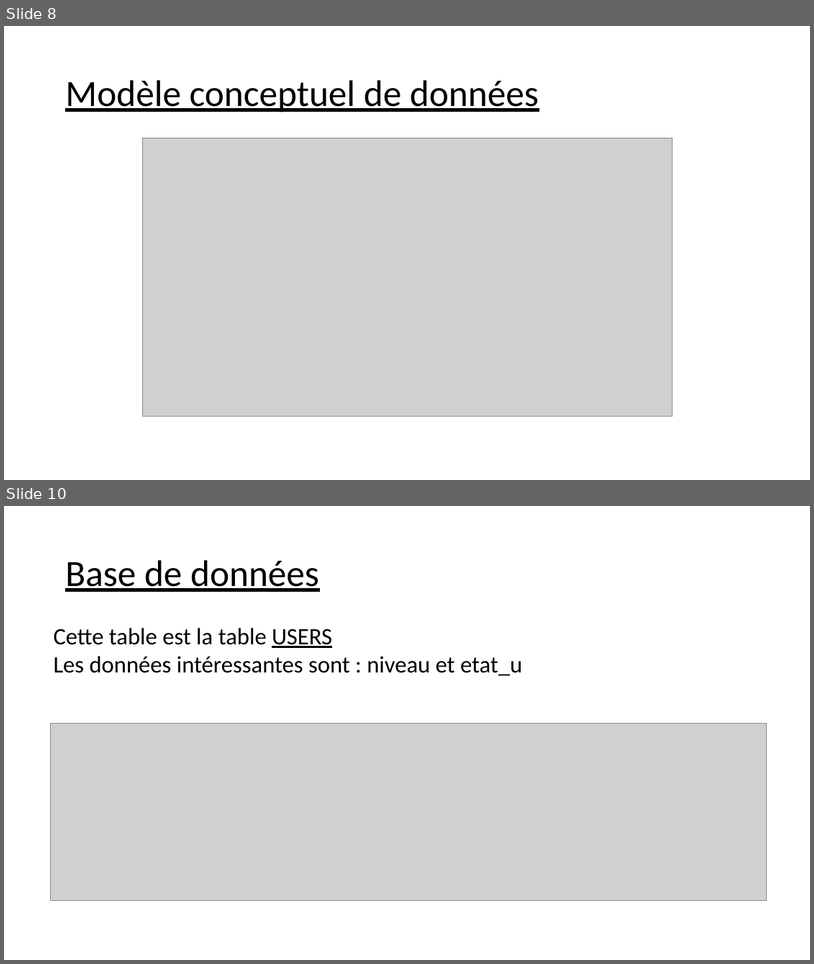
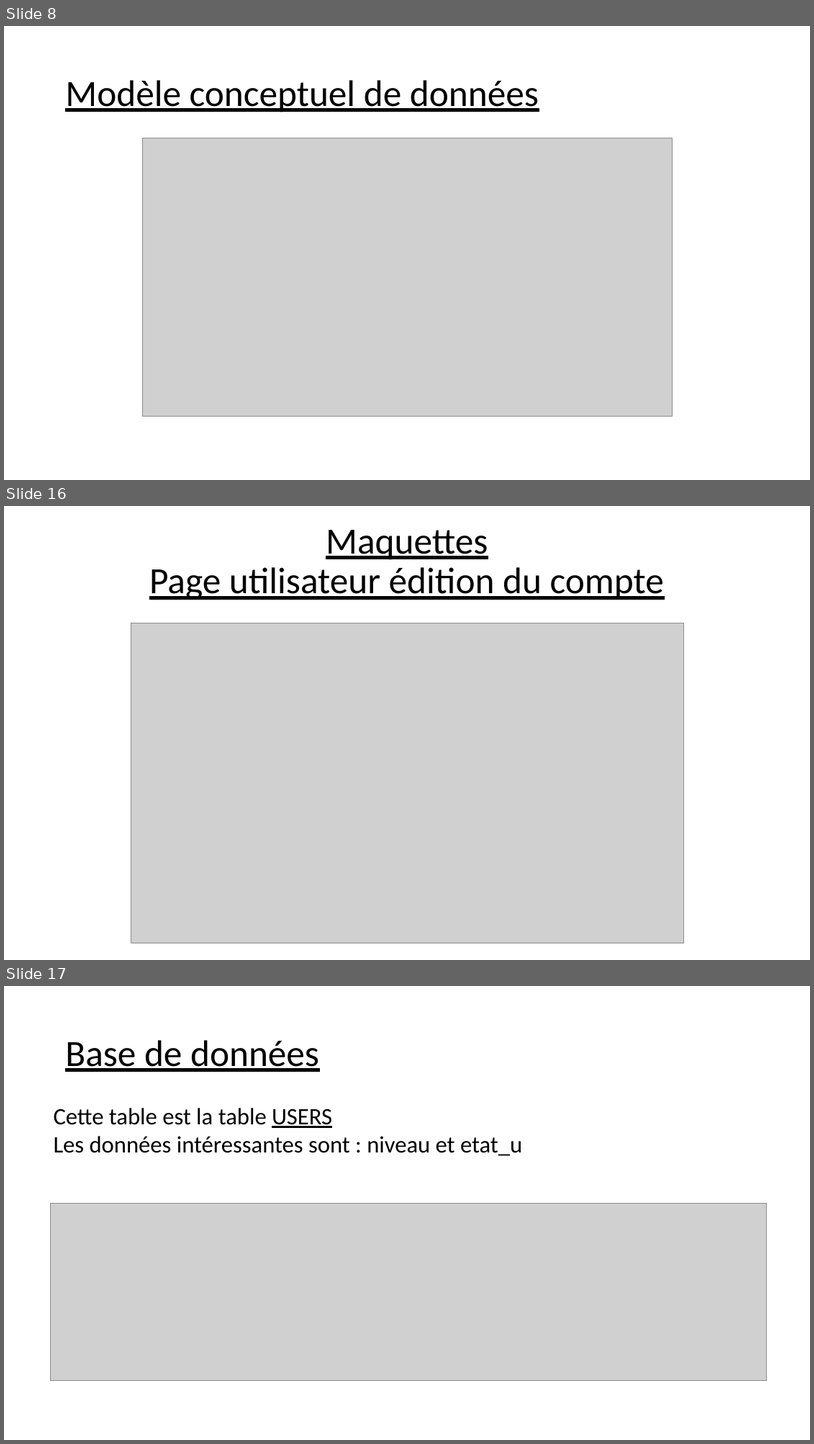
Before and after one commit to Fourkap/PPE_Parking, a slide deck: Documentation/Présentation PPE Parking.pptx. Shown one above the other, each under a label of ours: slides 8 and 10 before the commit, slides 8, 16 and 17 after it; the slides between them are not shown. The pictures are 814x964 and 814x1444 pixels, drawn with LibreOffice and Linux fonts; fonts in the diff are those of the drawing; grey boxes stand for pictures. Boxes give left, top, right and bottom in pixels: in the first picture for what was removed or moved away, otherwise in the second. Text is boxed around its words. In the diff, an @@ line names an element or a change of style, - is before the commit and + after.

```diff
--- a/Documentation/Présentation PPE Parking.pptx
+++ b/Documentation/Présentation PPE Parking.pptx
@@ slide 16 added at (4,506,810,960), background #FFFFFF @@
@@ title added at (149,530,664,600), 44 pt, text #000000, underline @@
+Maquettes
+Page utilisateur édition du compte
@@ picture added at (131,623,684,943) @@
@@ what was slide 10 is now slide 17 @@
```
Also in this commit, not shown: 9 other slides added, 3 slides removed.
